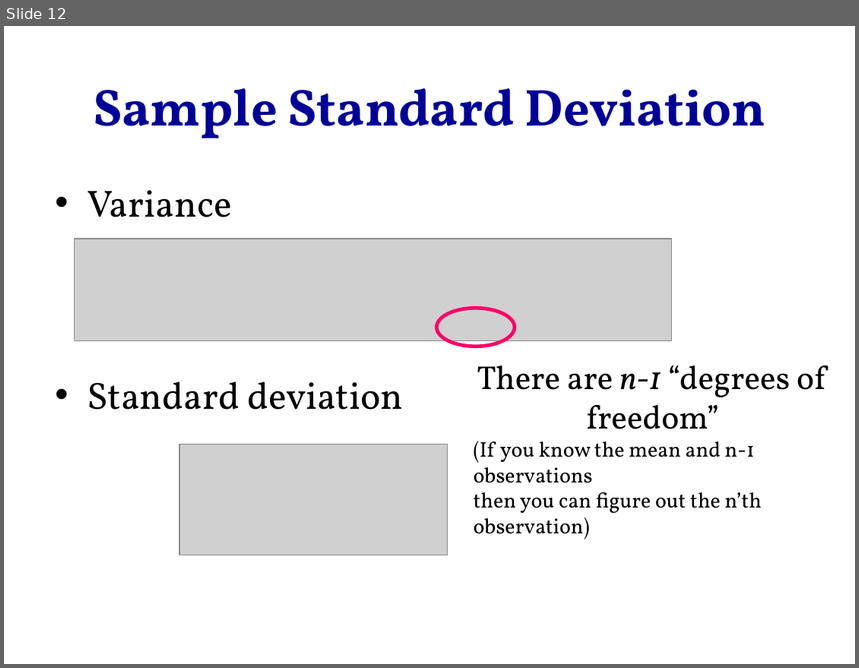
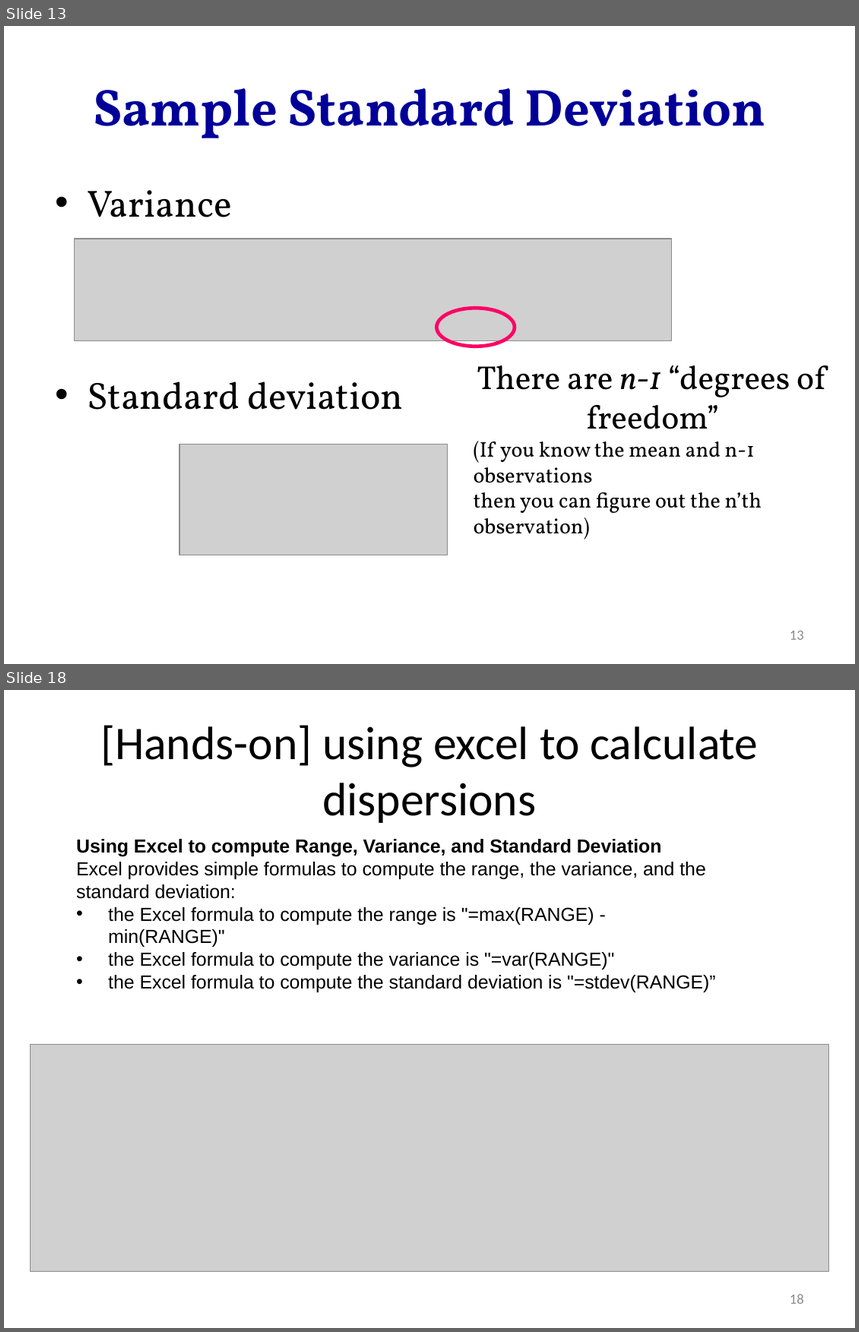
Before and after one commit to hejibo/Psychological-Statistics, a slide deck: Lecture 3- Measure of Dispersion/Lecture 3- Measure of Dispersion.pptx. Shown one above the other, each under a label of ours: slide 12 before the commit, slides 13 and 18 after it; the slides between them are not shown. The pictures are 859x668 and 859x1332 pixels, drawn with LibreOffice and Linux fonts; fonts in the diff are those of the drawing; grey boxes stand for pictures. Boxes give left, top, right and bottom in pixels: in the first picture for what was removed or moved away, otherwise in the second. Text is boxed around its words. In the diff, an @@ line names an element or a change of style, - is before the commit and + after.

Commit message:
update on lecture 3-measure of dispersions

```diff
--- a/Lecture 3- Measure of Dispersion/Lecture 3- Measure of Dispersion.pptx
+++ b/Lecture 3- Measure of Dispersion/Lecture 3- Measure of Dispersion.pptx
@@ slide 18 added at bbox=[4, 690, 855, 1328], background #FFFFFF @@
@@ title added at bbox=[101, 725, 758, 823], 39.6 pt, text #000000 @@
+[Hands-on] using excel to calculate dispersions
@@ text added at bbox=[76, 839, 716, 992], 16 pt, text #000000 @@
+Using Excel to compute Range, Variance, and Standard Deviation
+Excel provides simple formulas to compute the range, the variance, and the standard deviation:
+• the Excel formula to compute the range is "=max(RANGE) - min(RANGE)"
+• the Excel formula to compute the variance is "=var(RANGE)"
+• the Excel formula to compute the standard deviation is "=stdev(RANGE)”
@@ picture added at bbox=[31, 1045, 829, 1272] @@
@@ page number added at bbox=[790, 1294, 804, 1304], 12 pt, text #8C8C8C @@
+18
@@ what was slide 12 is now slide 13 @@
@@ slide 13 changed as well @@
@@ page number added at bbox=[790, 631, 804, 640], 12 pt, text #8C8C8C @@
+13
```
Also in this commit, not shown: 11 other slides changed, 8 other slides added, 13 other files.
